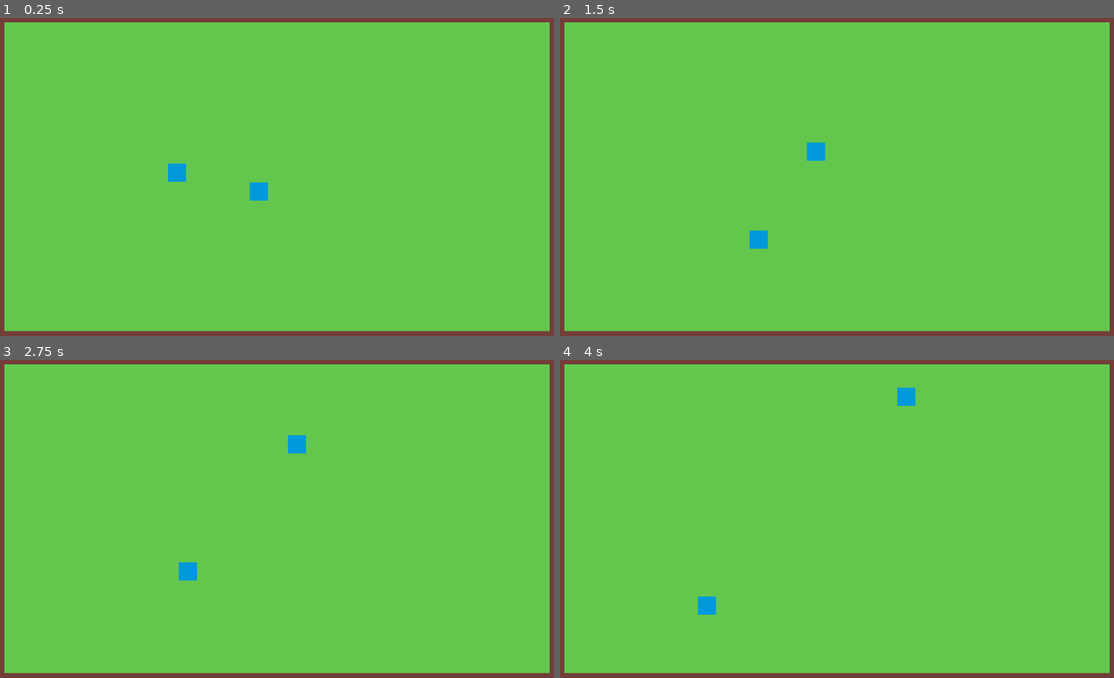
Above: before the commit, frames 1-4 (two rows, left to right).
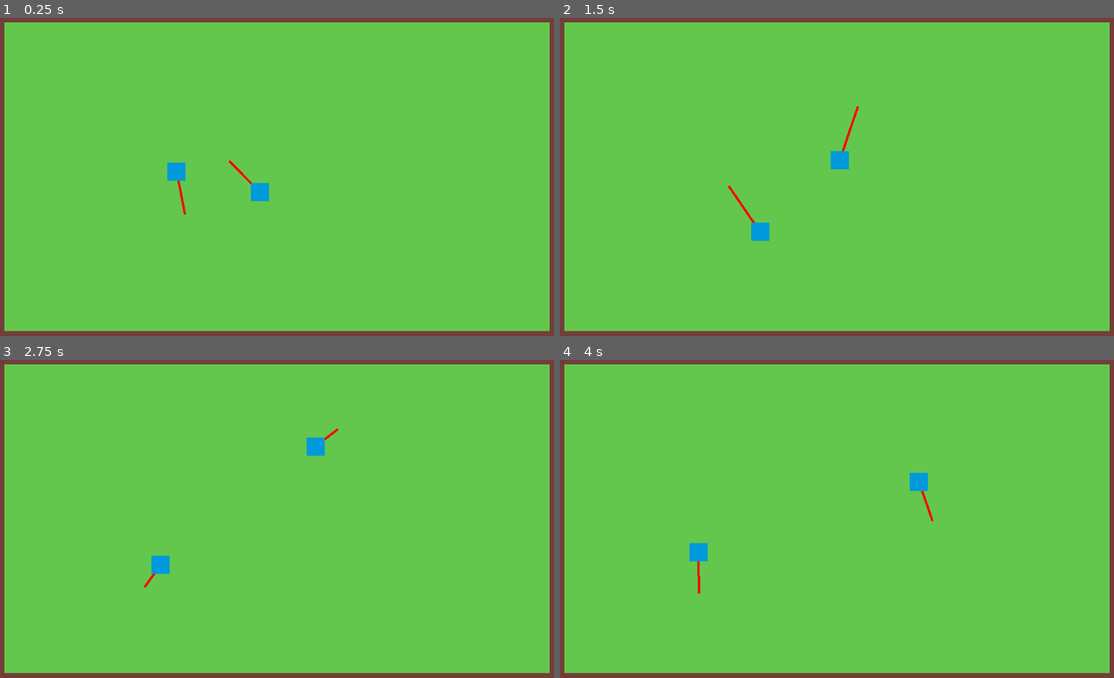
Above: after the commit, the same moments.

Repository: mariothedog/Natural-Selection
Game: Godot game, scene res://world/world.tscn
Same seed, same stepped clock (60 frames per second), same inputs: the game is played once before the commit and once after it.
Inputs:
- Up to frame 1 (0.25 s): no input
- Up to frame 2 (1.5 s): no input
- Up to frame 3 (2.75 s): no input
- Up to frame 4 (4 s): no input

The runs differ from the first frame. In frame 1, 0.2% of the frame differs, in the area x 30-49%, y 44-63%; in frame 2, 0.7%; in frame 3, 0.8%; in frame 4, 0.9%, in the area x 23-68%, y 8-81%.

Commit message:
Prevent species from running into walls

Diff:
--- a/src/species/base_species/base_species.gd
+++ b/src/species/base_species/base_species.gd
@@ -1,4 +1,6 @@
 extends KinematicBody2D
+
+const AT_TARGET_THRESHOLD := 30.0
 
 export var max_health := 100.0 # Currently unused
 export var vision_radius := 100.0
@@ -7,34 +9,44 @@
 var _velocity := Vector2.ZERO
 var _is_moving_to_target := false
 var _target_position := Vector2.ZERO
-var _target_dir := Vector2.ZERO
 
 onready var health := max_health # Currently unused
 
 onready var vision_area_shape: CollisionShape2D = $VisionArea/CollisionShape2D
+onready var space_state := get_world_2d().direct_space_state
 
 
 func _ready() -> void:
 	vision_area_shape.shape.radius = vision_radius
 
 
-func _physics_process(_delta: float) -> void:
+func _physics_process(_delta) -> void:
 	_ai()
+	update()
 	_velocity = move_and_slide(_velocity)
 
 
 func _ai() -> void:
 	if _is_moving_to_target:
+		_velocity = position.direction_to(_target_position) * speed
 		var dist := position.distance_to(_target_position)
-		if dist <= 2:
+		if dist <= AT_TARGET_THRESHOLD:
+			_velocity = Vector2.ZERO
 			_is_moving_to_target = false
 	else:
-		_target_position = _get_new_target_position()
-		_target_dir = position.direction_to(_target_position)
-		_velocity = _target_dir * speed
+		var is_target_safe := false
+		while not is_target_safe:
+			_target_position = _get_new_target_position()
+			var obstacles: Dictionary = space_state.intersect_ray(position, _target_position, [], 1)
+			is_target_safe = not obstacles
+
 		_is_moving_to_target = true
 
 
 func _get_new_target_position() -> Vector2:
 	var dir := Vector2(rand_range(-1, 1), rand_range(-1, 1)).normalized()
 	return position + dir * vision_radius
+
+
+func _draw() -> void:
+	draw_line(Vector2.ZERO, _target_position - position, Color.red, 4)
